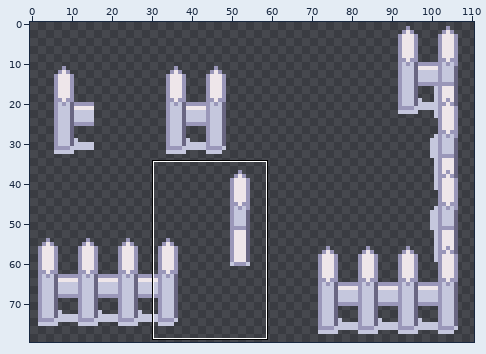
Two states of a sprite sheet, Assets/Sprites/Obstacles.png. The picture above shows the old version from afar; the outline marks the close-up.
Close-up. Old version:
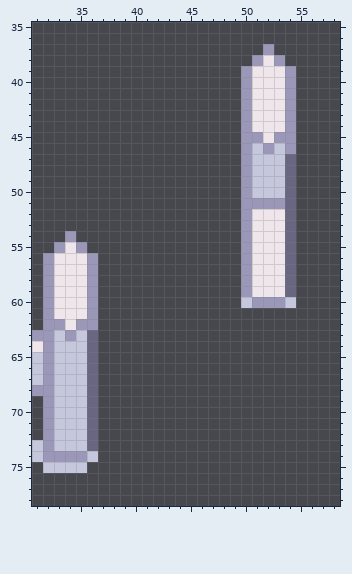
The file is 112x80 pixels. Shown: x 31..58, y 35..78. The wide view leaves out empty margins.
New version:
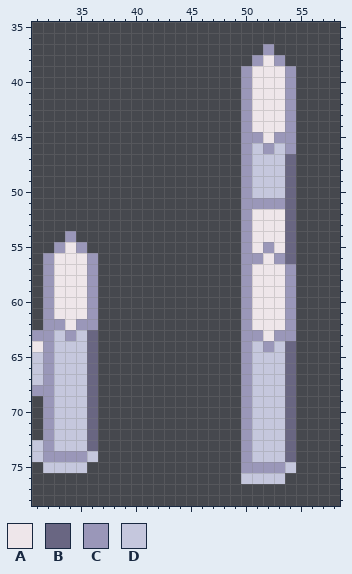
Palette (. is transparent): A #eee6ea  B #696682  C #9a97b9  D #c5c7dd
Diff:
There is now colour A in rows 61 to 62 at x 51 to 53; in row 63 at x 52.
The edit turns colour C into colour A in row 60 at x 51 to 53.
There is now colour B in rows 64 to 74 at x 54.
There is now colour C in rows 61 to 62 at x 50 and 54; in row 63 at x 50 to 51 and 53 to 54; in row 64 at x 50 and 52; in rows 65 to 74 at x 50; in row 75 at x 50 to 53.
The edit turns colour A into colour C in row 55 at x 52; in row 56 at x 51 and 53.
The edit turns colour B into colour C in rows 57 to 59 at x 54.
The edit turns colour D into colour C in row 60 at x 50 and 54.
There is now colour D in row 64 at x 51 and 53; in rows 65 to 74 at x 51 to 53; in row 75 at x 54; in row 76 at x 50 to 53.
Where, in picture pixels (left, top, right, bottom), the same in both close-ups:
changed: (241, 242, 296, 484)
